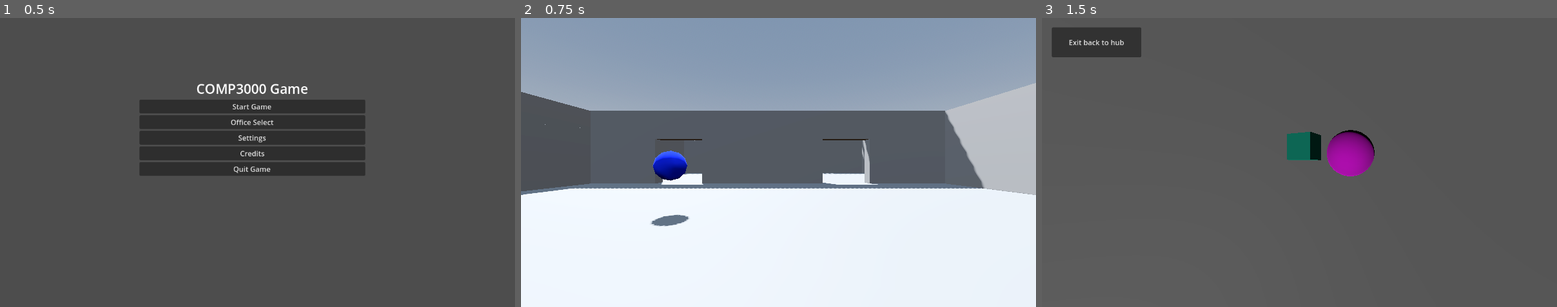
Above: before the commit, frames 1-3 (left to right).
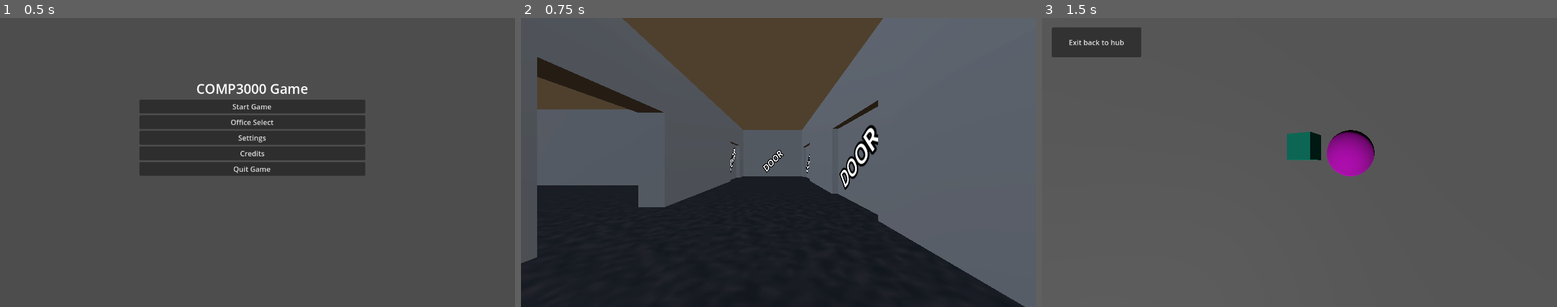
Above: after the commit, the same moments.

Repository: gingeapple182/COMP3000
Game: Godot game, scene res://Scenes/landing_menu.tscn
Same seed, same stepped clock (60 frames per second), same inputs: the game is played once before the commit and once after it.
Inputs (mouse positions are in pixels of both pictures, inside the frame that each line leads up to):
- Up to frame 1 (0.5 s): no input
- Up to frame 2 (0.75 s): click "Start Game" at 0.5 s
- Up to frame 3 (1.5 s): tap Enter (ui_accept) at 1.25 s; move the mouse to (1412, 148) at 1.27 s; hold Right (ui_right) from 1.28 s (still down); hold L (switch_scene) from 1.28 s (still down); click (1412, 148) at 1.42 s

Frame 1 is identical in both runs. In frame 2, 81% of the frame differs, in the area x 0-100%, y 0-100%; in frame 3, nothing differs.

Commit message:
Prototype - visuals
Moved office hub asset to own scene
- More control over hub design
- Less clutter in hub scene logic
Added asset scenes:
- Office hub 01
- Desk
- Door placeholder
- Window Placeholder
- Ceiling Light
Added materials:
- Carpet
- Wood
- Walls
- Ceiling
- Ceiling light
- Metal
Added script to manage door visibility

Diff:
--- /dev/null
+++ b/Scenes/Assets/Materials/carpet.tres
@@ -0,0 +1,15 @@
+[gd_resource type="StandardMaterial3D" load_steps=3 format=3 uid="uid://cul2i8fiv6l8d"]
+
+[sub_resource type="FastNoiseLite" id="FastNoiseLite_l1n78"]
+frequency = 0.2738
+fractal_octaves = 3
+
+[sub_resource type="NoiseTexture2D" id="NoiseTexture2D_60ovw"]
+noise = SubResource("FastNoiseLite_l1n78")
+
+[resource]
+albedo_color = Color(0.247059, 0.184314, 0.172549, 1)
+albedo_texture = SubResource("NoiseTexture2D_60ovw")
+roughness = 0.8
+normal_enabled = true
+normal_scale = -9.22
--- /dev/null
+++ b/Scenes/Assets/Materials/ceiling.tres
@@ -0,0 +1,3 @@
+[gd_resource type="StandardMaterial3D" format=3 uid="uid://cnghavpj0bxwn"]
+
+[resource]
--- /dev/null
+++ b/Scenes/Assets/Materials/ceiling_light.tres
@@ -0,0 +1,11 @@
+[gd_resource type="StandardMaterial3D" format=3 uid="uid://dilx6dwg5rikb"]
+
+[resource]
+transparency = 2
+alpha_scissor_threshold = 1.0
+alpha_antialiasing_mode = 0
+albedo_color = Color(1, 1, 0.705882, 1)
+roughness = 0.8
+emission_enabled = true
+emission = Color(1, 1, 0.458824, 1)
+emission_energy_multiplier = 0.5
--- /dev/null
+++ b/Scenes/Assets/Materials/metal.tres
@@ -0,0 +1,6 @@
+[gd_resource type="StandardMaterial3D" format=3 uid="uid://dcqg58s0uvh5l"]
+
+[resource]
+albedo_color = Color(0.423651, 0.423651, 0.423651, 1)
+metallic = 1.0
+roughness = 0.2
--- /dev/null
+++ b/Scenes/Assets/Materials/walls.tres
@@ -0,0 +1,6 @@
+[gd_resource type="StandardMaterial3D" format=3 uid="uid://jow0fiogn263"]
+
+[resource]
+albedo_color = Color(0.870588, 0.870588, 0.870588, 1)
+roughness = 0.8
+detail_enabled = true
--- /dev/null
+++ b/Scenes/Assets/Materials/wood.tres
@@ -0,0 +1,5 @@
+[gd_resource type="StandardMaterial3D" format=3 uid="uid://s1d6xwnxcy80"]
+
+[resource]
+albedo_color = Color(0.624692, 0.390935, 0.24467, 1)
+roughness = 0.5
--- /dev/null
+++ b/Scenes/Assets/ceiling_light.tscn
@@ -0,0 +1,16 @@
+[gd_scene load_steps=3 format=3 uid="uid://c41h7yxkt3dte"]
+
+[ext_resource type="Material" uid="uid://dilx6dwg5rikb" path="res://Scenes/Assets/Materials/ceiling_light.tres" id="1_oesap"]
+
+[sub_resource type="BoxMesh" id="BoxMesh_b0q87"]
+
+[node name="CeilingLight" type="Node3D"]
+transform = Transform3D(1, 0, 0, 0, 1.13001, 0, 0, 0, 1, 0, 0, 0)
+
+[node name="MeshInstance3D" type="MeshInstance3D" parent="."]
+material_override = ExtResource("1_oesap")
+mesh = SubResource("BoxMesh_b0q87")
+
+[node name="OmniLight3D" type="OmniLight3D" parent="."]
+transform = Transform3D(1, 0, 0, 0, 1.6814, 0, 0, 0, 1, 0, -0.973444, 0)
+omni_range = 6.0
--- /dev/null
+++ b/Scenes/Assets/desk.tscn
@@ -0,0 +1,64 @@
+[gd_scene load_steps=4 format=3 uid="uid://18x4vt0n1qhk"]
+
+[ext_resource type="Material" uid="uid://s1d6xwnxcy80" path="res://Scenes/Assets/Materials/wood.tres" id="1_mumcq"]
+[ext_resource type="Material" uid="uid://dcqg58s0uvh5l" path="res://Scenes/Assets/Materials/metal.tres" id="2_82qc2"]
+
+[sub_resource type="BoxShape3D" id="BoxShape3D_0163l"]
+size = Vector3(3, 1.2, 1.5)
+
+[node name="Desk" type="Node3D"]
+
+[node name="CSGBox3D" type="CSGBox3D" parent="."]
+transform = Transform3D(1, 0, 0, 0, 1, 0, 0, 0, 1, 0, 1.05, 0)
+size = Vector3(3, 0.1, 1.5)
+material = ExtResource("1_mumcq")
+
+[node name="CSGBox3D2" type="CSGBox3D" parent="."]
+transform = Transform3D(1, 0, 0, 0, 1, 0, 0, 0, 1, 2.98023e-08, 0.5, -0.55)
+material_override = ExtResource("1_mumcq")
+size = Vector3(2.6, 1, 0.1)
+material = ExtResource("1_mumcq")
+
+[node name="CSGBox3D3" type="CSGBox3D" parent="."]
+transform = Transform3D(1, 0, 0, 0, 1, 0, 0, 0, 1, -1.3, 0.5, 0)
+material_override = ExtResource("1_mumcq")
+size = Vector3(0.1, 1, 1)
+
+[node name="CSGBox3D4" type="CSGBox3D" parent="."]
+transform = Transform3D(1, 0, 0, 0, 1, 0, 0, 0, 1, 1.3, 0.5, 0)
+material_override = ExtResource("1_mumcq")
+size = Vector3(0.1, 1, 1)
+
+[node name="CSGCylinder3D" type="CSGCylinder3D" parent="."]
+transform = Transform3D(1, 0, 0, 0, 1, 0, 0, 0, 1, -1.3, 0.5, -0.55)
+material_override = ExtResource("2_82qc2")
+radius = 0.125
+height = 1.0
+
+[node name="CSGCylinder3D2" type="CSGCylinder3D" parent="."]
+transform = Transform3D(1, 0, 0, 0, 1, 0, 0, 0, 1, -1.3, 0.5, 0.550037)
+material_override = ExtResource("2_82qc2")
+radius = 0.125
+height = 1.0
+
+[node name="CSGCylinder3D3" type="CSGCylinder3D" parent="."]
+transform = Transform3D(1, 0, 0, 0, 1, 0, 0, 0, 1, 1.3, 0.5, -0.55)
+material_override = ExtResource("2_82qc2")
+radius = 0.125
+height = 1.0
+
+[node name="CSGCylinder3D4" type="CSGCylinder3D" parent="."]
+transform = Transform3D(1, 0, 0, 0, 1, 0, 0, 0, 1, 1.3, 0.5, 0.550037)
+material_override = ExtResource("2_82qc2")
+radius = 0.125
+height = 1.0
+
+[node name="Wooden bits" type="Node" parent="."]
+
+[node name="Metal bits" type="Node" parent="."]
+
+[node name="StaticBody3D" type="StaticBody3D" parent="."]
+
+[node name="CollisionShape3D" type="CollisionShape3D" parent="StaticBody3D"]
+transform = Transform3D(1, 0, 0, 0, 1, 0, 0, 0, 1, 2.98023e-08, 0.5, 0)
+shape = SubResource("BoxShape3D_0163l")
--- /dev/null
+++ b/Scenes/Assets/door_placeholder.gd
@@ -0,0 +1,18 @@
+extends Node3D
+
+@export var is_open: bool = false
+
+@onready var panel: CSGBox3D = $CSGBox3D
+
+func _ready() -> void:
+	_apply_state()
+
+func _apply_state() -> void:
+	if is_open:
+		# Door OPEN: no mesh, no collision → walk through
+		panel.visible = false
+		panel.use_collision = false
+	else:
+		# Door CLOSED: visible + collides
+		panel.visible = true
+		panel.use_collision = true
--- /dev/null
+++ b/Scenes/Assets/door_placeholder.tscn
@@ -0,0 +1,19 @@
+[gd_scene load_steps=2 format=3 uid="uid://bncfiuba1xc2i"]
+
+[ext_resource type="Script" path="res://Scenes/Assets/door_placeholder.gd" id="1_otfo3"]
+
+[node name="DoorPlaceholder2" type="Node3D"]
+script = ExtResource("1_otfo3")
+
+[node name="CSGBox3D" type="CSGBox3D" parent="."]
+transform = Transform3D(1, 0, 0, 0, 1, 0, 0, 0, 1, 0, 0.15, 0)
+use_collision = true
+size = Vector3(0.25, 1, 1)
+
+[node name="Label3D" type="Label3D" parent="CSGBox3D"]
+transform = Transform3D(-1.05627e-07, 1.09204e-08, 1, 1.28977, 1.58822, 0, -1.53709, 1.33267, -4.37114e-08, 0.14, 0, -6.11959e-09)
+text = "DOOR"
+
+[node name="Label3D2" type="Label3D" parent="CSGBox3D"]
+transform = Transform3D(2.60544e-07, -7.39583e-08, -1, 1.20687, 1.46655, -6.15812e-15, 1.43829, -1.23059, 1.31134e-07, -0.14, 0, 6.11959e-09)
+text = "DOOR"
--- /dev/null
+++ b/Scenes/Assets/window_placeholder.tscn
@@ -0,0 +1,19 @@
+[gd_scene load_steps=3 format=3 uid="uid://s27ec6on768g"]
+
+[sub_resource type="PlaneMesh" id="PlaneMesh_vcqen"]
+
+[sub_resource type="StandardMaterial3D" id="StandardMaterial3D_bpeld"]
+transparency = 1
+albedo_color = Color(1, 1, 1, 0.188235)
+
+[node name="WindowPlaceholder" type="StaticBody3D"]
+
+[node name="CSGMesh3D" type="CSGMesh3D" parent="."]
+transform = Transform3D(1, 0, 0, 0, -4.37114e-08, -1, 0, 1, -4.37114e-08, 0, 0, 0)
+use_collision = true
+mesh = SubResource("PlaneMesh_vcqen")
+material = SubResource("StandardMaterial3D_bpeld")
+
+[node name="Label3D" type="Label3D" parent="."]
+transform = Transform3D(1.94781, -1.82456, 0, 1.63441, 2.17442, 0, 0, 0, 1.5, 0, 0, 0.00478069)
+text = "WINDOW"
--- a/Scenes/main.tscn
+++ b/Scenes/main.tscn
@@ -1,9 +1,11 @@
-[gd_scene load_steps=10 format=3 uid="uid://crxh6se4m0rxq"]
+[gd_scene load_steps=12 format=3 uid="uid://crxh6se4m0rxq"]
 
 [ext_resource type="Script" path="res://Scripts/main_scene.gd" id="1_qh2xr"]
 [ext_resource type="PackedScene" uid="uid://bs72ogkvdd7d6" path="res://addons/proto_controller/proto_controller.tscn" id="2_aomcw"]
 [ext_resource type="Script" path="res://Scripts/Interactable.gd" id="3_c2668"]
 [ext_resource type="PackedScene" uid="uid://n32v3jeq450r" path="res://Scenes/pause_menu.tscn" id="4_2m2wd"]
+[ext_resource type="PackedScene" uid="uid://18x4vt0n1qhk" path="res://Scenes/Assets/desk.tscn" id="5_e2qkm"]
+[ext_resource type="PackedScene" uid="uid://cwtvuysuygpay" path="res://Scenes/office_hub_01.tscn" id="6_5lupv"]
 
 [sub_resource type="ProceduralSkyMaterial" id="ProceduralSkyMaterial_cebsl"]
 sky_horizon_color = Color(0.64625, 0.65575, 0.67075, 1)
@@ -33,67 +35,11 @@
 transform = Transform3D(-0.866027, 0.43301, -0.249997, -1.49013e-08, 0.499998, 0.866027, 0.499997, 0.750003, -0.433012, 0, 24.2, 0)
 shadow_enabled = true
 
-[node name="Floor" type="CSGBox3D" parent="."]
-use_collision = true
-size = Vector3(60, 1, 50)
-
-[node name="Floor2" type="CSGBox3D" parent="."]
-transform = Transform3D(1, 0, 0, 0, 1, 0, 0, 0, 1, 0, 6.7, 0)
-visible = false
-use_collision = true
-size = Vector3(60, 1, 50)
-
-[node name="CSGCombiner3D" type="CSGCombiner3D" parent="."]
-use_collision = true
-
-[node name="CSGBox3D2" type="CSGBox3D" parent="CSGCombiner3D"]
-transform = Transform3D(1, 0, 0, 0, 1, 0, 0, 0, 15.75, 0, 3.35, -0.157502)
-size = Vector3(1, 6, 3.2)
-
-[node name="CSGBox3D3" type="CSGBox3D" parent="CSGCombiner3D/CSGBox3D2"]
-transform = Transform3D(1.45, 0, 0, 0, 1.1, 0, 0, 0, 0.3, 0, -1.2, 0)
-operation = 2
-size = Vector3(1, 3.4, 1)
-
-[node name="CSGBox3D5" type="CSGBox3D" parent="CSGCombiner3D"]
-transform = Transform3D(1, 0, 0, 0, 1, 0, 0, 0, 15.75, 29.5, 3.35, -0.157502)
-size = Vector3(1, 6, 3.2)
-
-[node name="CSGBox3D8" type="CSGBox3D" parent="CSGCombiner3D"]
-transform = Transform3D(1, 0, 0, 0, 1, 0, 0, 0, 15.75, 14.9, 3.35, -17.4825)
-size = Vector3(1, 6, 1)
-
-[node name="CSGBox3D6" type="CSGBox3D" parent="CSGCombiner3D"]
-transform = Transform3D(1, 0, 0, 0, 1, 0, 0, 0, 15.75, -29.9, 3.35, -0.157502)
-size = Vector3(1, 6, 3.2)
-
-[node name="CSGBox3D3" type="CSGBox3D" parent="CSGCombiner3D"]
-transform = Transform3D(-4.37114e-08, 0, 18.9, 0, 1, 0, -1, 0, -8.26145e-07, 0, 3.35, 24.4425)
-size = Vector3(1, 6, 3.2)
-
-[node name="CSGBox3D4" type="CSGBox3D" parent="CSGCombiner3D"]
-transform = Transform3D(-4.37114e-08, 0, 18.9, 0, 1, 0, -1, 0, -8.26145e-07, 0, 3.35, -24.4575)
-size = Vector3(1, 6, 3.2)
-
-[node name="CSGBox3D7" type="CSGBox3D" parent="CSGCombiner3D"]
-transform = Transform3D(-4.37114e-08, 0, 18.9, 0, 1, 0, -1, 0, -8.26145e-07, 15.12, 3.35, -9.3575)
-size = Vector3(1, 6, 1.6)
-
-[node name="CSGBox3D" type="CSGBox3D" parent="CSGCombiner3D/CSGBox3D7"]
-transform = Transform3D(1.4, 0, 0, 0, 4.29, 0, 6.66134e-16, 0, 1, 3.8147e-06, -1.4, -0.4)
-operation = 2
-size = Vector3(1, 1, 0.2)
-
-[node name="CSGBox3D2" type="CSGBox3D" parent="CSGCombiner3D/CSGBox3D7"]
-transform = Transform3D(1.4, 0, 0, 0, 4.29, 0, 8.88178e-16, 0, 1, 2.86102e-06, -1.4, 0.314286)
-operation = 2
-size = Vector3(1, 1, 0.2)
-
 [node name="ProtoController" parent="." instance=ExtResource("2_aomcw")]
-transform = Transform3D(1, 0, 0, 0, 1, 0, 0, 0, 1, 15.6, 0.5, 6.3)
+transform = Transform3D(1, 0, 0, 0, 1, 0, 0, 0, 1, -8.8, 0.5, 6.3)
 
 [node name="CSGBox3D2" type="CSGSphere3D" parent="."]
-transform = Transform3D(1, 0, 0, 0, 1, 0, 0, 0, 1, 12, 2.09476, 0)
+transform = Transform3D(1, 0, 0, 0, 1, 0, 0, 0, 1, -21.5, 2.09476, -1)
 use_collision = true
 material = SubResource("StandardMaterial3D_qep7p")
 script = ExtResource("3_c2668")
@@ -122,3 +68,13 @@
 [node name="PauseMenu" parent="." instance=ExtResource("4_2m2wd")]
 process_mode = 3
 visible = false
+
+[node name="OfficeHub01" parent="." instance=ExtResource("6_5lupv")]
+
+[node name="Node" type="Node" parent="."]
+
+[node name="Desk" parent="Node" instance=ExtResource("5_e2qkm")]
+transform = Transform3D(-4.37114e-08, 0, -1, 0, 1, 0, 1, 0, -4.37114e-08, -22.2, 0.500001, -16.2)
+
+[node name="Desk2" parent="Node" instance=ExtResource("5_e2qkm")]
+transform = Transform3D(-1, 0, 8.74228e-08, 0, 1, 0, -8.74228e-08, 0, -1, -21.4, 0.500001, -1)
--- /dev/null
+++ b/Scenes/office_hub_01.tscn
@@ -0,0 +1,232 @@
+[gd_scene load_steps=7 format=3 uid="uid://cwtvuysuygpay"]
+
+[ext_resource type="Material" uid="uid://cul2i8fiv6l8d" path="res://Scenes/Assets/Materials/carpet.tres" id="1_1ae3g"]
+[ext_resource type="PackedScene" uid="uid://bncfiuba1xc2i" path="res://Scenes/Assets/door_placeholder.tscn" id="1_benht"]
+[ext_resource type="PackedScene" uid="uid://s27ec6on768g" path="res://Scenes/Assets/window_placeholder.tscn" id="1_hv1j8"]
+[ext_resource type="Material" uid="uid://cnghavpj0bxwn" path="res://Scenes/Assets/Materials/ceiling.tres" id="2_tylp4"]
+[ext_resource type="Material" uid="uid://s1d6xwnxcy80" path="res://Scenes/Assets/Materials/wood.tres" id="3_gpnao"]
+[ext_resource type="Material" uid="uid://jow0fiogn263" path="res://Scenes/Assets/Materials/walls.tres" id="5_re3xs"]
+
+[node name="OfficeHub01" type="Node3D"]
+
+[node name="Floor" type="CSGBox3D" parent="."]
+transform = Transform3D(1, 0, 0, 0, 1, 0, 0, 0, 1, -4.95, 0, 0)
+material_override = ExtResource("1_1ae3g")
+use_collision = true
+size = Vector3(50.1, 1, 50)
+
+[node name="Ceiling" type="CSGBox3D" parent="."]
+transform = Transform3D(1, 0, 0, 0, 1, 0, 0, 0, 1, -5.1, 6.7, 0)
+visible = false
+material_override = ExtResource("2_tylp4")
+use_collision = true
+size = Vector3(49.8, 1, 50)
+
+[node name="CSGCombiner3D" type="CSGCombiner3D" parent="."]
+use_collision = true
+
+[node name="CSGBox3D2" type="CSGBox3D" parent="CSGCombiner3D"]
+transform = Transform3D(1, 0, 0, 0, 1, 0, 0, 0, 15.75, -5.4, 3.35, -0.157502)
+size = Vector3(1, 6, 3.2)
+
+[node name="Door02" type="CSGBox3D" parent="CSGCombiner3D/CSGBox3D2"]
+transform = Transform3D(1.45, 0, 0, 0, 1.1, 0, 0, 0, 0.3, 0, -1.2, -0.0888889)
+operation = 2
+size = Vector3(1, 3.4, 1)
+
+[node name="DoorPlaceholder" parent="CSGCombiner3D/CSGBox3D2/Door02" instance=ExtResource("1_benht")]
+transform = Transform3D(0.999999, 0, -6.00267e-13, 0, 3.2076, 0, -4.44089e-16, 0, 1.04544, 0, -0.386946, 0)
+
+[node name="Door01" type="CSGBox3D" parent="CSGCombiner3D/CSGBox3D2"]
+transform = Transform3D(1.45, 0, 0, 0, 1.1, 0, 0, 0, 0.3, 0, -1.2, 0.793651)
+operation = 2
+size = Vector3(1, 3.4, 1)
+
+[node name="DoorPlaceholder" parent="CSGCombiner3D/CSGBox3D2/Door01" instance=ExtResource("1_benht")]
+transform = Transform3D(0.999999, 0, -6.00267e-13, 0, 3.2076, 0, -4.44089e-16, 0, 1.04544, 0, -0.386946, 0)
+
+[node name="Door03" type="CSGBox3D" parent="CSGCombiner3D/CSGBox3D2"]
+transform = Transform3D(1.45, 0, 0, 0, 1.1, 0, 0, 0, 0.3, 0, -1.2, -0.850794)
+operation = 2
+size = Vector3(1, 3.4, 1)
+
+[node name="DoorPlaceholder" parent="CSGCombiner3D/CSGBox3D2/Door03" instance=ExtResource("1_benht")]
+transform = Transform3D(0.999999, 0, -6.00267e-13, 0, 3.2076, 0, -4.44089e-16, 0, 1.04544, 0, -0.386946, 0)
+
+[node name="CSGBox3D8" type="CSGBox3D" parent="CSGCombiner3D"]
+transform = Transform3D(-4.37114e-08, 0, 15.75, 0, 1, 0, -1, 0, -6.88454e-07, -21.7525, 3.35, -8.41)
+material_override = ExtResource("5_re3xs")
+size = Vector3(1, 6, 1)
+
+[node name="CSGBox3D9" type="CSGBox3D" parent="CSGCombiner3D"]
+transform = Transform3D(-4.37114e-08, 0, 15.75, 0, 1, 0, -1, 0, -6.88454e-07, -21.7525, 3.35, 5.79)
+size = Vector3(1, 6, 1)
+
+[node name="CSGBox3D11" type="CSGBox3D" parent="CSGCombiner3D"]
+transform = Transform3D(-4.37114e-08, 0, 15.75, 0, 1, 0, -1, 0, -6.88454e-07, 7.3725, 3.35, 5.59)
+size = Vector3(1, 6, 1.6)
+
+[node name="CSGBox3D12" type="CSGBox3D" parent="CSGCombiner3D"]
+transform = Transform3D(-4.37114e-08, 0, 15.75, 0, 1, 0, -1, 0, -6.88454e-07, 7.3725, 3.35, -8.61)
+size = Vector3(1, 6, 1.6)
+
+[node name="CSGBox3D10" type="CSGBox3D" parent="CSGCombiner3D"]
+transform = Transform3D(-4.37114e-08, 0, 15.75, 0, 1, 0, -1, 0, -6.88454e-07, -9.49392, 3.35, -17.31)
+size = Vector3(1, 6, 0.5)
+
+[node name="Door01" type="CSGBox3D" parent="CSGCombiner3D/CSGBox3D10"]
+transform = Transform3D(1.4, 0, -5.68434e-14, 0, 4.29, 0, 8.88178e-16, 0, 1, 3.8147e-06, -1.4, -0.00105822)
+operation = 2
+size = Vector3(1, 1, 0.2)
+
+[node name="DoorPlaceholder" parent="CSGCombiner3D/CSGBox3D10/Door01" instance=ExtResource("1_benht")]
+transform = Transform3D(0.999999, 0, -1.13687e-13, 0, 0.891, 0, -4.44089e-16, 0, 0.198, 0, -0.02331, 0)
+
+[node name="CSGBox3D7" type="CSGBox3D" parent="CSGCombiner3D"]
+transform = Transform3D(-1, 0, -1.65229e-06, 0, 1, 0, 8.74228e-08, 0, -18.9, -13.6275, 3.35, -9.43)
+size = Vector3(1, 6, 1.6)
+
+[node name="Door01" type="CSGBox3D" parent="CSGCombiner3D/CSGBox3D7"]
+transform = Transform3D(1.4, 0, 0, 0, 4.29, 0, 8.88178e-16, 0, 1, 3.8147e-06, -1.4, -0.553439)
+operation = 2
+size = Vector3(1, 1, 0.2)
+
+[node name="DoorPlaceholder" parent="CSGCombiner3D/CSGBox3D7/Door01" instance=ExtResource("1_benht")]
+transform = Transform3D(0.999999, 0, -1.13687e-13, 0, 0.891, 0, -4.44089e-16, 0, 0.198, 0, -0.02331, 0)
+is_open = true
+
+[node name="Door02" type="CSGBox3D" parent="CSGCombiner3D/CSGBox3D7"]
+transform = Transform3D(1.4, 0, 0, 0, 4.29, 0, 8.88178e-16, 0, 1, 3.8147e-06, -1.4, 0.166138)
+operation = 2
+size = Vector3(1, 1, 0.2)
+
+[node name="DoorPlaceholder" parent="CSGCombiner3D/CSGBox3D7/Door02" instance=ExtResource("1_benht")]
+transform = Transform3D(0.999999, 0, -1.13687e-13, 0, 0.891, 0, -4.44089e-16, 0, 0.198, 0, -0.02331, 0)
+
+[node name="OuterWall" type="CSGCombiner3D" parent="CSGCombiner3D"]
+
+[node name="WallRight" type="CSGBox3D" parent="CSGCombiner3D/OuterWall"]
+transform = Transform3D(1, 0, 0, 0, 1, 0, 0, 0, 15.75, 19.5, 3.35, -0.157502)
+size = Vector3(1, 6, 3.2)
+
+[node name="Window01" type="CSGBox3D" parent="CSGCombiner3D/OuterWall/WallRight"]
+transform = Transform3D(1.45, 0, 0, 0, 1.1, 0, 0, 0, 0.3, 0, 0.0899997, 0.965079)
+operation = 2
+size = Vector3(1, 3.2, 1)
+
+[node name="WindowPlaceholder" parent="CSGCombiner3D/OuterWall/WallRight/Window01" instance=ExtResource("1_hv1j8")]
+transform = Transform3D(0.0935148, 0, -0.965693, 0, 1.87, 0, 0.530349, 0, 0.170278, 0, 0, 0)
+
+[node name="Window02" type="CSGBox3D" parent="CSGCombiner3D/OuterWall/WallRight"]
+transform = Transform3D(1.45, 0, 0, 0, 1.1, 0, 0, 0, 0.3, 0, 0.0899997, -0.0761905)
+operation = 2
+size = Vector3(1, 3.2, 1)
+
+[node name="WindowPlaceholder" parent="CSGCombiner3D/OuterWall/WallRight/Window02" instance=ExtResource("1_hv1j8")]
+transform = Transform3D(0.0935148, 0, -0.965693, 0, 1.87, 0, 0.530349, 0, 0.170278, 0, 0, 0)
+
+[node name="Window03" type="CSGBox3D" parent="CSGCombiner3D/OuterWall/WallRight"]
+transform = Transform3D(1.45, 0, 0, 0, 1.1, 0, 0, 0, 0.3, 0, 0.0899997, -1.04127)
+operation = 2
+size = Vector3(1, 3.2, 1)
+
+[node name="WindowPlaceholder" parent="CSGCombiner3D/OuterWall/WallRight/Window03" instance=ExtResource("1_hv1j8")]
+transform = Transform3D(0.0935148, 0, -0.965693, 0, 1.87, 0, 0.530349, 0, 0.170278, 0, 0, 0)
+
+[node name="WallFront" type="CSGBox3D" parent="CSGCombiner3D/OuterWall"]
+transform = Transform3D(-4.37114e-08, 0, 18.9, 0, 1, 0, -1, 0, -8.26145e-07, -5.67, 3.35, 24.4425)
+size = Vector3(1, 6, 2.6)
+
+[node name="Door01" type="CSGBox3D" parent="CSGCombiner3D/OuterWall/WallFront"]
+transform = Transform3D(1.45, 0, -5.68434e-14, 0, 1.1, 0, 4.44089e-16, 0, 0.3, 0, -1.2, -0.310053)
+operation = 2
+size = Vector3(1, 3.4, 1)
+
+[node name="DoorPlaceholder" parent="CSGCombiner3D/OuterWall/WallFront/Door01" instance=ExtResource("1_benht")]
+transform = Transform3D(0.999999, 0, -6.00267e-13, 0, 3.2076, 0, -4.44089e-16, 0, 1.04544, 0, -0.386946, 0)
+
+[node name="Window01" type="CSGBox3D" parent="CSGCombiner3D/OuterWall/WallFront"]
+transform = Transform3D(1.45, 0, 0, 0, 1.1, 0, 2.22045e-16, 0, 0.3, 0, 0.0899997, 0.896296)
+operation = 2
+size = Vector3(1, 3.2, 1)
+
+[node name="WindowPlaceholder" parent="CSGCombiner3D/OuterWall/WallFront/Window01" instance=ExtResource("1_hv1j8")]
+transform = Transform3D(5.09425e-08, 0, 0.98059, 0, 1.87, 0, -0.53853, 0, 1.26596e-07, 0, 0, 0)
+
+[node name="Window02" type="CSGBox3D" parent="CSGCombiner3D/OuterWall/WallFront"]
+transform = Transform3D(1.45, 0, -2.84217e-14, 0, 1.1, 0, 4.44089e-16, 0, 0.3, 0, 0.0899997, 0.425397)
+operation = 2
+size = Vector3(1, 3.2, 1)
+
+[node name="WindowPlaceholder" parent="CSGCombiner3D/OuterWall/WallFront/Window02" instance=ExtResource("1_hv1j8")]
+transform = Transform3D(5.09425e-08, 0, 0.98059, 0, 1.87, 0, -0.53853, 0, 1.26596e-07, 0, 0, 0)
+
+[node name="Window03" type="CSGBox3D" parent="CSGCombiner3D/OuterWall/WallFront"]
+transform = Transform3D(1.45, 0, -5.68434e-14, 0, 1.1, 0, 2.22045e-16, 0, 0.3, 0, 0.0899997, -0.828571)
+operation = 2
+size = Vector3(1, 3.2, 1)
+
+[node name="WindowPlaceholder" parent="CSGCombiner3D/OuterWall/WallFront/Window03" instance=ExtResource("1_hv1j8")]
+transform = Transform3D(5.09425e-08, 0, 0.98059, 0, 1.87, 0, -0.53853, 0, 1.26596e-07, 0, 0, 0)
+
+[node name="WallBack" type="CSGBox3D" parent="CSGCombiner3D/OuterWall"]
+transform = Transform3D(-4.37114e-08, 0, 18.9, 0, 1, 0, -1, 0, -8.26145e-07, -5.67, 3.35, -24.4575)
+size = Vector3(1, 6, 2.6)
+
+[node name="Window01" type="CSGBox3D" parent="CSGCombiner3D/OuterWall/WallBack"]
+transform = Transform3D(1.45, 0, 0, 0, 1.1, 0, 2.22045e-16, 0, 0.3, 0, 0.0899997, 0.896296)
+operation = 2
+size = Vector3(1, 3.2, 1)
+
+[node name="WindowPlaceholder" parent="CSGCombiner3D/OuterWall/WallBack/Window01" instance=ExtResource("1_hv1j8")]
+transform = Transform3D(-2.35399e-08, 0, -0.98059, 0, 1.87, 0, 0.53853, 0, -4.28629e-08, 0, 0, 0)
+
+[node name="Window02" type="CSGBox3D" parent="CSGCombiner3D/OuterWall/WallBack"]
+transform = Transform3D(1.45, 0, -2.84217e-14, 0, 1.1, 0, 4.44089e-16, 0, 0.3, 0, 0.0899997, 0.425397)
+operation = 2
+size = Vector3(1, 3.2, 1)
+
+[node name="WindowPlaceholder" parent="CSGCombiner3D/OuterWall/WallBack/Window02" instance=ExtResource("1_hv1j8")]
+transform = Transform3D(-2.35399e-08, 0, -0.98059, 0, 1.87, 0, 0.53853, 0, -4.28629e-08, 0, 0, 0)
+
+[node name="Window03" type="CSGBox3D" parent="CSGCombiner3D/OuterWall/WallBack"]
+transform = Transform3D(1.45, 0, -4.59397e-17, 0, 1.1, 0, 2.22042e-16, 0, 0.3, 0, 0.0899997, -0.828571)
+operation = 2
+size = Vector3(1, 3.2, 1)
+
+[node name="WindowPlaceholder" parent="CSGCombiner3D/OuterWall/WallBack/Window03" instance=ExtResource("1_hv1j8")]
+transform = Transform3D(-2.35399e-08, 0, -0.98059, 0, 1.87, 0, 0.53853, 0, -4.28629e-08, 0, 0, 0)
+
+[node name="WallLeft" type="CSGBox3D" parent="CSGCombiner3D/OuterWall"]
+transform = Transform3D(1, 0, 0, 0, 1, 0, 0, 0, 15.75, -29.9, 3.35, -0.157502)
+size = Vector3(1, 6, 3.2)
+
+[node name="Window01" type="CSGBox3D" parent="CSGCombiner3D/OuterWall/WallLeft"]
+transform = Transform3D(1.45, 0, 0, 0, 1.1, 0, 0, 0, 0.3, 0, 0.0899997, 0.965079)
+operation = 2
+size = Vector3(1, 3.2, 1)
+
+[node name="WindowPlaceholder" parent="CSGCombiner3D/OuterWall/WallLeft/Window01" instance=ExtResource("1_hv1j8")]
+transform = Transform3D(5.09425e-08, 0, 0.98059, 0, 1.87, 0, -0.53853, 0, 1.26596e-07, 0, 0, 0)
+
+[node name="Window02" type="CSGBox3D" parent="CSGCombiner3D/OuterWall/WallLeft"]
+transform = Transform3D(1.45, 0, 0, 0, 1.1, 0, 0, 0, 0.3, 0, 0.0899997, -0.0761905)
+operation = 2
+size = Vector3(1, 3.2, 1)
+
+[node name="WindowPlaceholder" parent="CSGCombiner3D/OuterWall/WallLeft/Window02" instance=ExtResource("1_hv1j8")]
+transform = Transform3D(5.09425e-08, 0, 0.98059, 0, 1.87, 0, -0.53853, 0, 1.26596e-07, 0, 0, 0)
+
+[node name="Window03" type="CSGBox3D" parent="CSGCombiner3D/OuterWall/WallLeft"]
+transform = Transform3D(1.45, 0, 0, 0, 1.1, 0, 0, 0, 0.3, 0, 0.0899997, -1.04127)
+operation = 2
+size = Vector3(1, 3.2, 1)
+
+[node name="WindowPlaceholder" parent="CSGCombiner3D/OuterWall/WallLeft/Window03" instance=ExtResource("1_hv1j8")]
+transform = Transform3D(5.09425e-08, 0, 0.98059, 0, 1.87, 0, -0.53853, 0, 1.26596e-07, 0, 0, 0)
+
+[node name="CSGCylinder3D" type="CSGCylinder3D" parent="CSGCombiner3D"]
+transform = Transform3D(1, 0, 0, 0, 1, 0, 0, 0, 1, -13.5, 3.3, 6)
+material_override = ExtResource("3_gpnao")
+height = 6.0
+material = ExtResource("3_gpnao")
--- a/Scripts/Interactable.gd
+++ b/Scripts/Interactable.gd
@@ -1,11 +1,16 @@
 extends CSGSphere3D
 #extends Node3D
+@onready var office_hub_01: Node3D = $"../OfficeHub01"
+@onready var ceiling: Node3D
 
 # Called when the node enters the scene tree for the first time.
 func _ready() -> void:
 	pass # Replace with function body.
 
 func interact():
+	ceiling =  office_hub_01.find_child("Ceiling", true)
+	if ceiling:
+		ceiling.visible = false
 	get_tree().change_scene_to_file("res://Scenes/puzzle_board.tscn")
 
 # Called every frame. 'delta' is the elapsed time since the previous frame.
--- a/Scripts/main_scene.gd
+++ b/Scripts/main_scene.gd
@@ -1,13 +1,17 @@
 extends Node3D
 
 @onready var pause_menu = $PauseMenu
+@onready var office_hub_01: Node3D = $OfficeHub01
+
+var ceiling: Node3D
 
 var is_paused := false
 
 # Called when the node enters the scene tree for the first time.
 func _ready() -> void:
-	pass # Replace with function body.
-
+	ceiling =  office_hub_01.find_child("Ceiling", true)
+	if ceiling:
+		ceiling.visible = true
 
 func _input(event):
 	if event.is_action_pressed("pause"):
